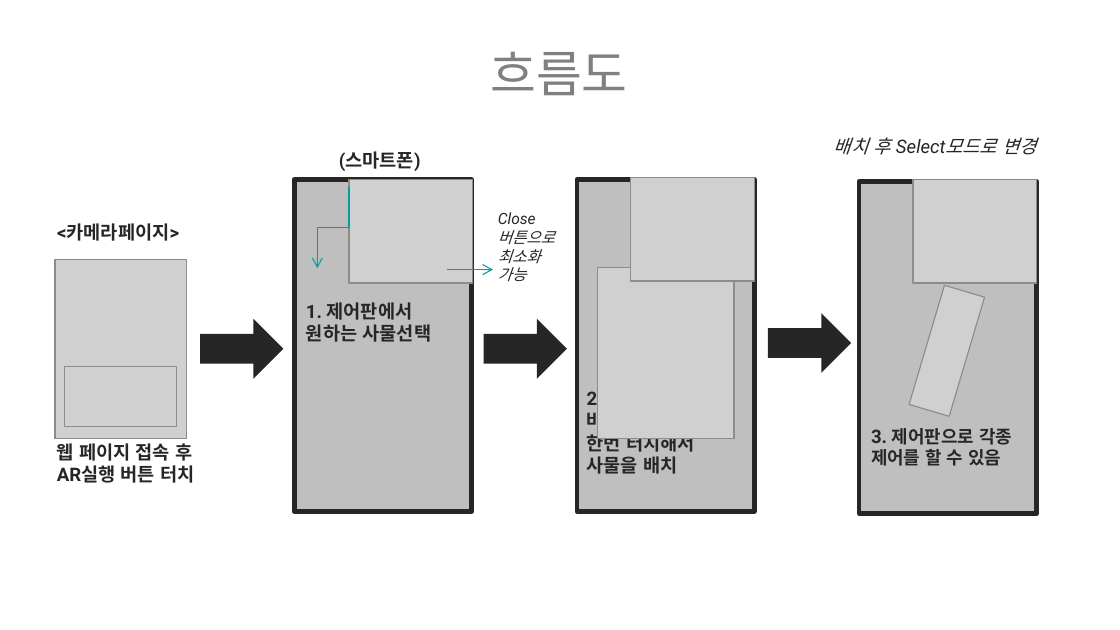
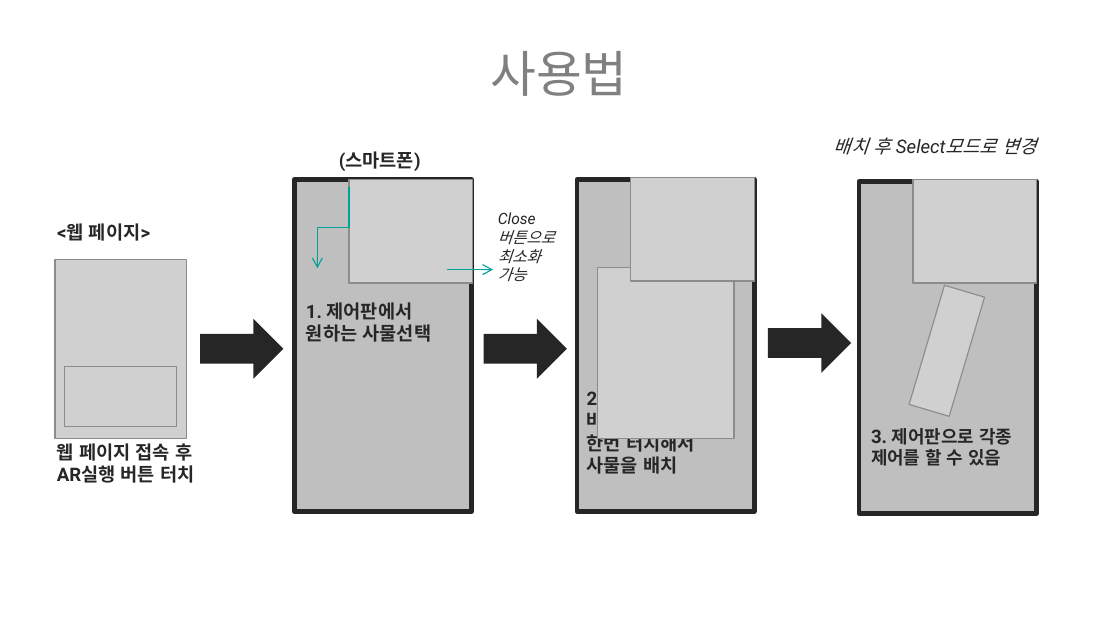
Before and after one commit to ptyoiy/ARwork, a slide deck: slide 7 of 호남-발표자료.pptx (slide 14 before the commit). Drawn at 1120x630 pixels with LibreOffice and Linux fonts; fonts in the diff are those of the drawing; grey boxes stand for pictures. Boxes give left, top, right and bottom in pixels: in the first picture for what was removed or moved away, otherwise in the second. Text is boxed around its words. In the diff, an @@ line names an element or a change of style, - is before the commit and + after.

```diff
--- a/호남-발표자료.pptx
+++ b/호남-발표자료.pptx
@@ title at [490, 51, 627, 96]: text changed @@
-흐름도
+사용법
@@ text at [57, 223, 150, 241]: text changed @@
-<카메라페이지>
+<웹 페이지>
```
Also in this commit, not shown: 1 other slide changed, 1 other file.
